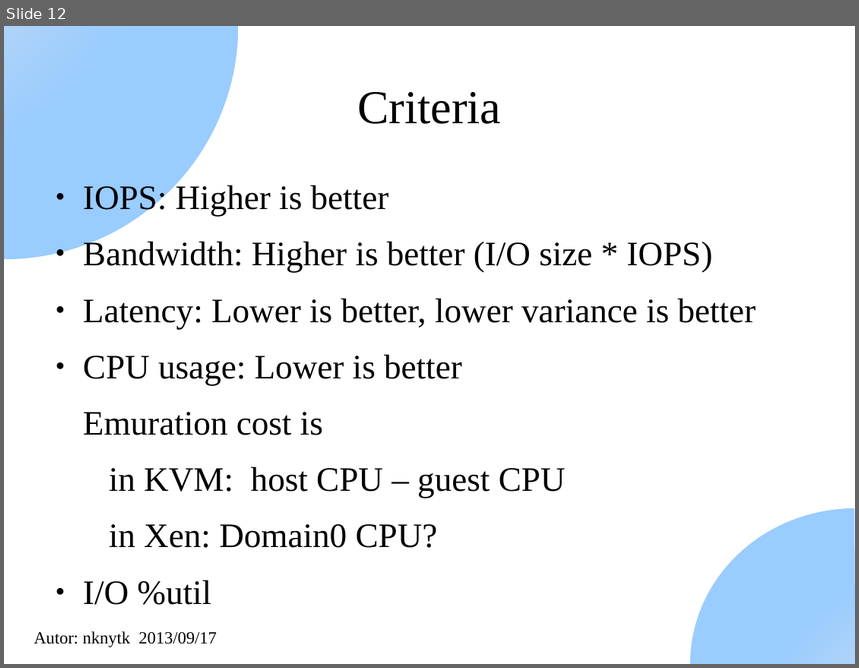
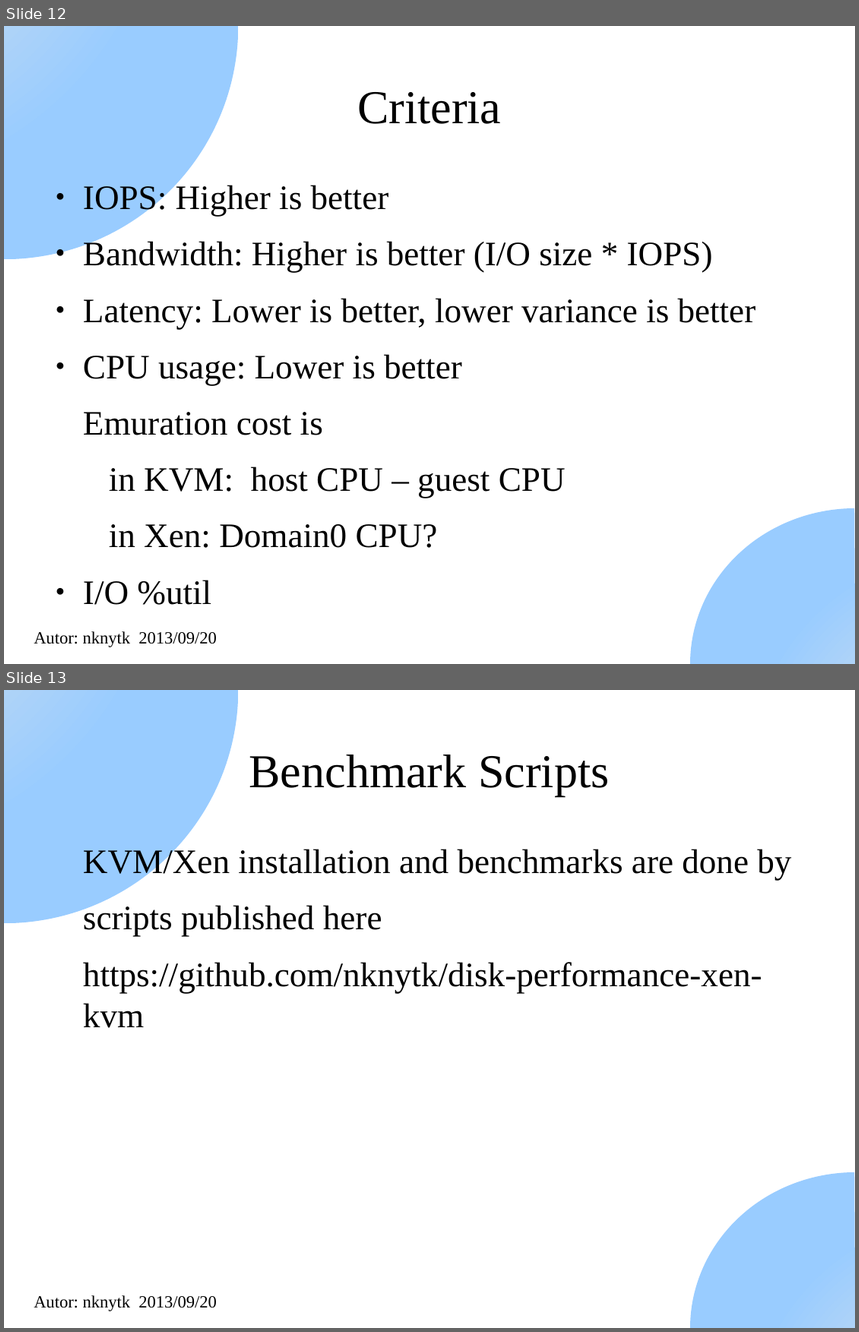
Before and after one commit to nknytk/disk-performance-xen-kvm, a slide deck: DiskPerformanceXenAndKvm.odp. Shown one above the other, each under a label of ours: slide 12 before the commit, slides 12 and 13 after it. The pictures are 859x668 and 859x1332 pixels, drawn with LibreOffice and Linux fonts; fonts in the diff are those of the drawing. Boxes give left, top, right and bottom in pixels: in the first picture for what was removed or moved away, otherwise in the second. Text is boxed around its words. In the diff, an @@ line names an element or a change of style, - is before the commit and + after.

Commit message:
Added github url to the presentation

```diff
--- a/DiskPerformanceXenAndKvm.odp
+++ b/DiskPerformanceXenAndKvm.odp
@@ slide 13 added at box(4, 690, 855, 1328), background #FFFFFF; not listed: 3 template elements that a slide beside it also shows @@
@@ title added at box(249, 755, 609, 796), 44 pt, text #000000 @@
+Benchmark Scripts
@@ text added at box(83, 847, 791, 1028), 32 pt, text #000000 @@
+KVM/Xen installation and benchmarks are done by
+scripts published here
+https://github.com/nknytk/disk-performance-xen-kvm
@@ slide 12 changed as well @@
@@ text at box(34, 632, 217, 648): text changed @@
-Autor: nknytk 2013/09/17
+Autor: nknytk 2013/09/20
```
Also in this commit, not shown: 50 other slides changed.
